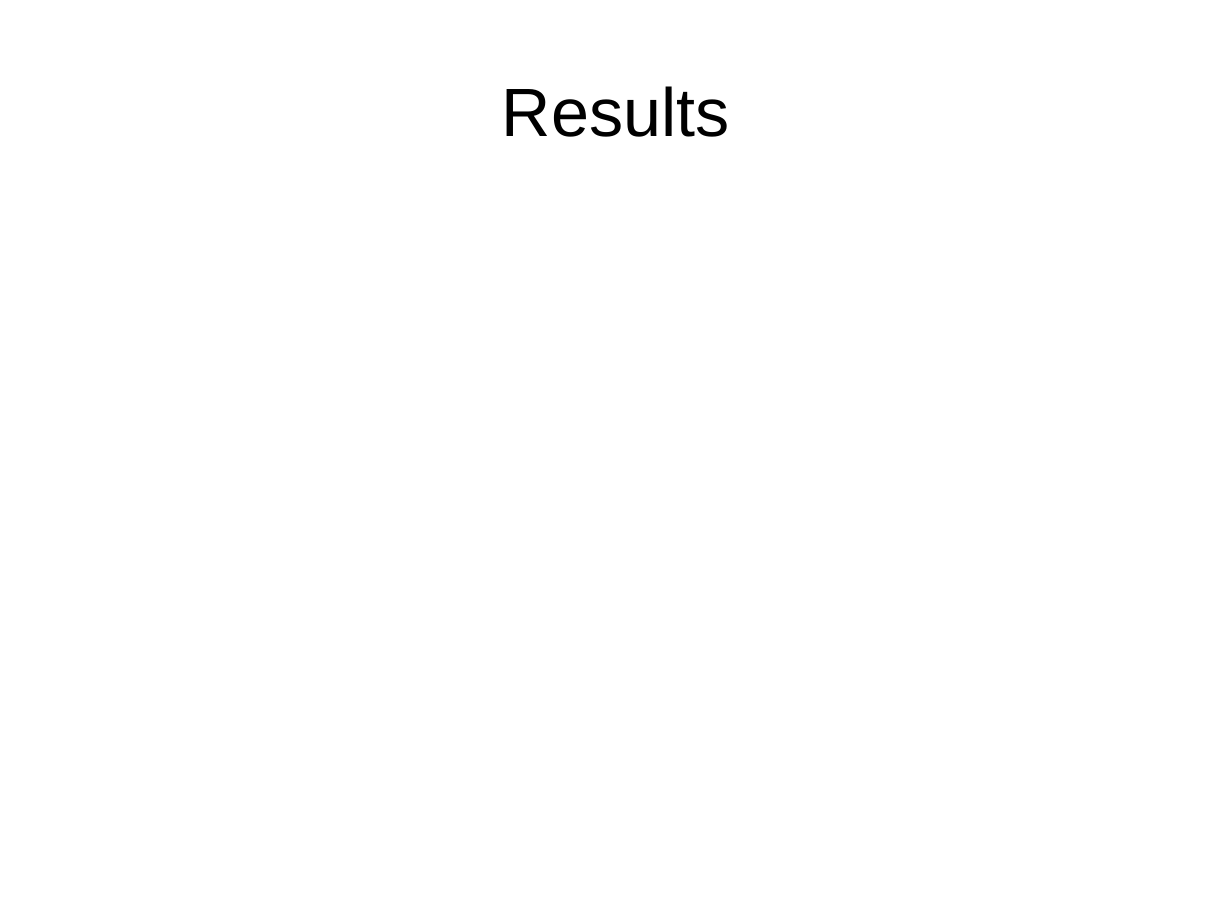
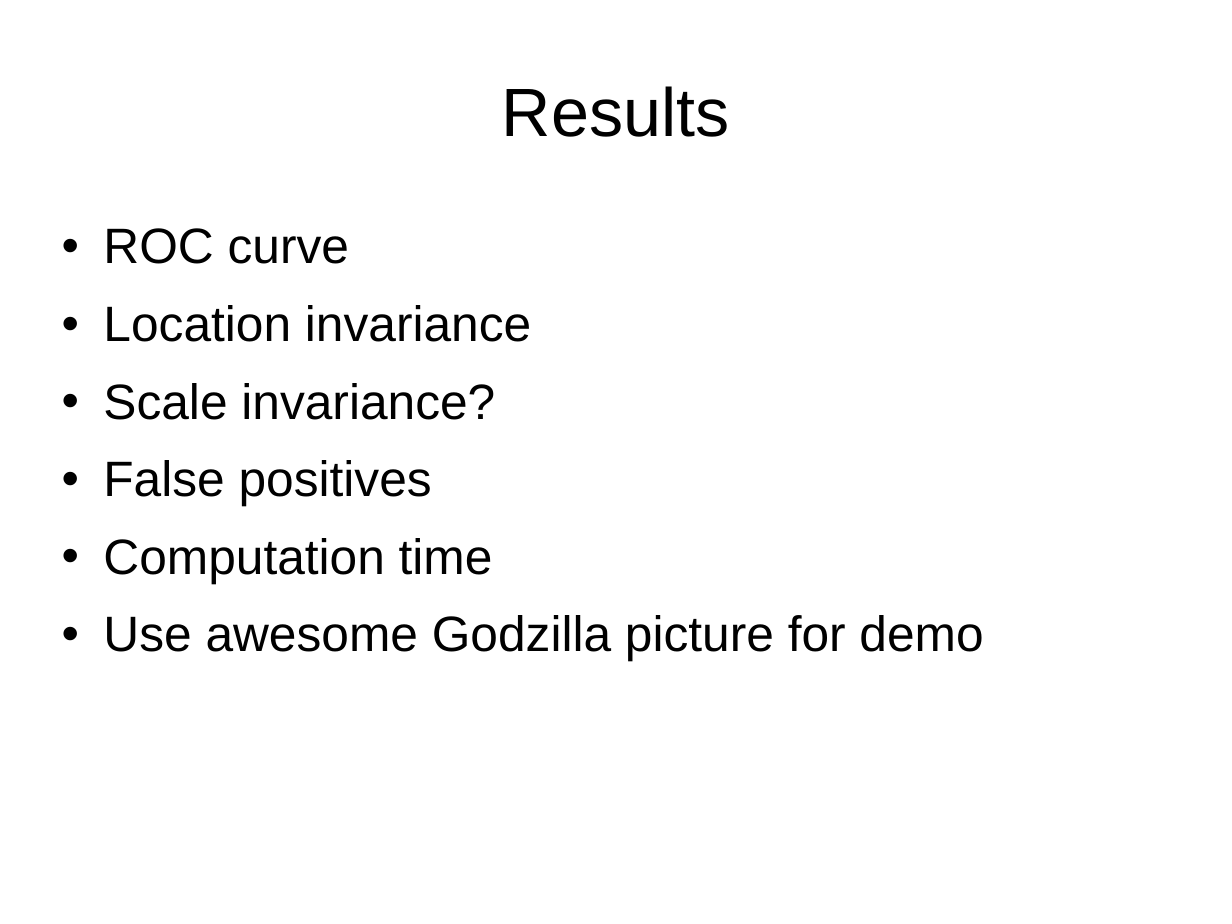
Before and after one commit to jgac1g08/OrientedGrads, a slide deck: slide 24 of HOGPres1.pptx. Drawn at 1232x924 pixels with LibreOffice and Linux fonts; fonts in the diff are those of the drawing. Boxes give left, top, right and bottom in pixels: in the first picture for what was removed or moved away, otherwise in the second. Text is boxed around its words. In the diff, an @@ line names an element or a change of style, - is before the commit and + after.

Commit message:
added results ideas to reaults slide

```diff
--- a/HOGPres1.pptx
+++ b/HOGPres1.pptx
@@ text added at <box>103,228,983,661</box>, 32 pt, text #000000 @@
+• ROC curve
+• Location invariance
+• Scale invariance?
+• False positives
+• Computation time
+• Use awesome Godzilla picture for demo
```
